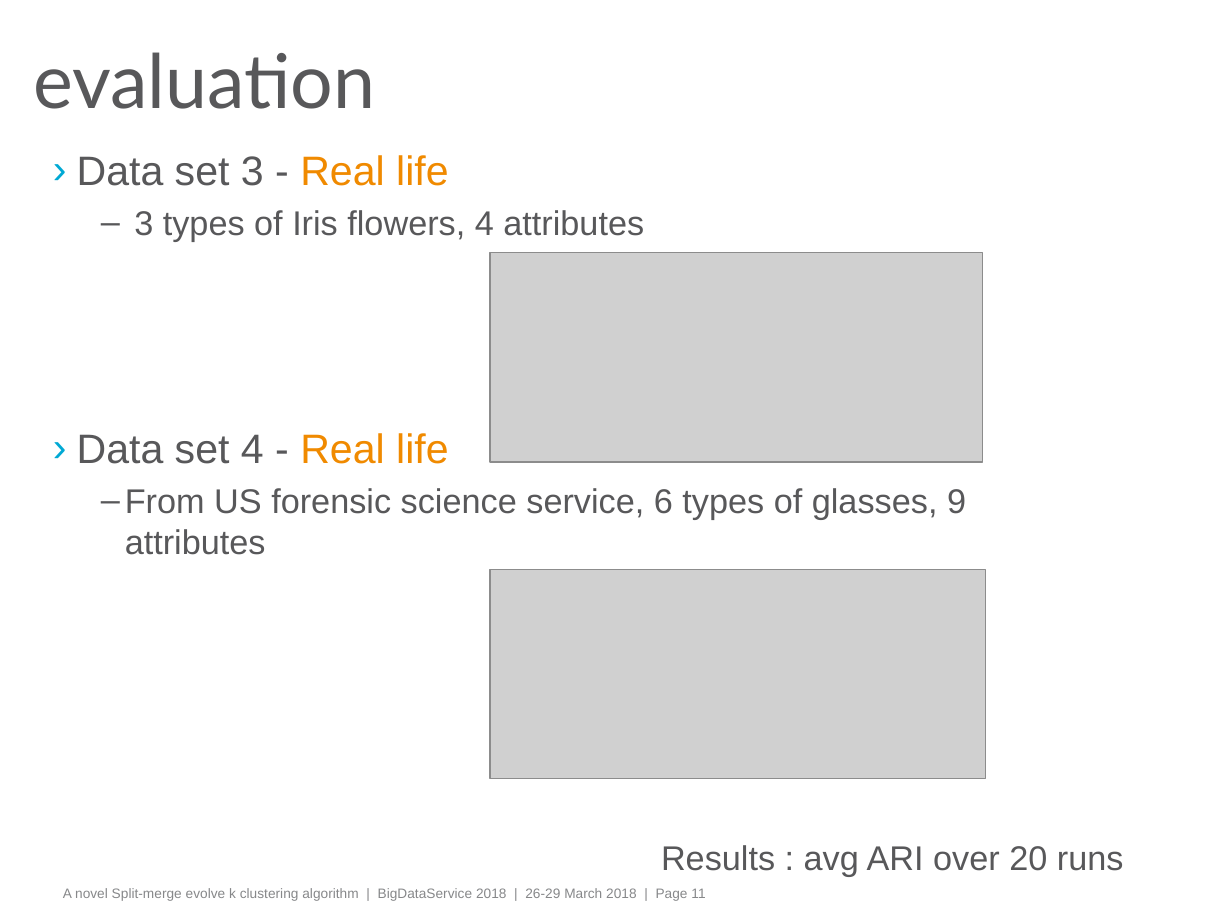
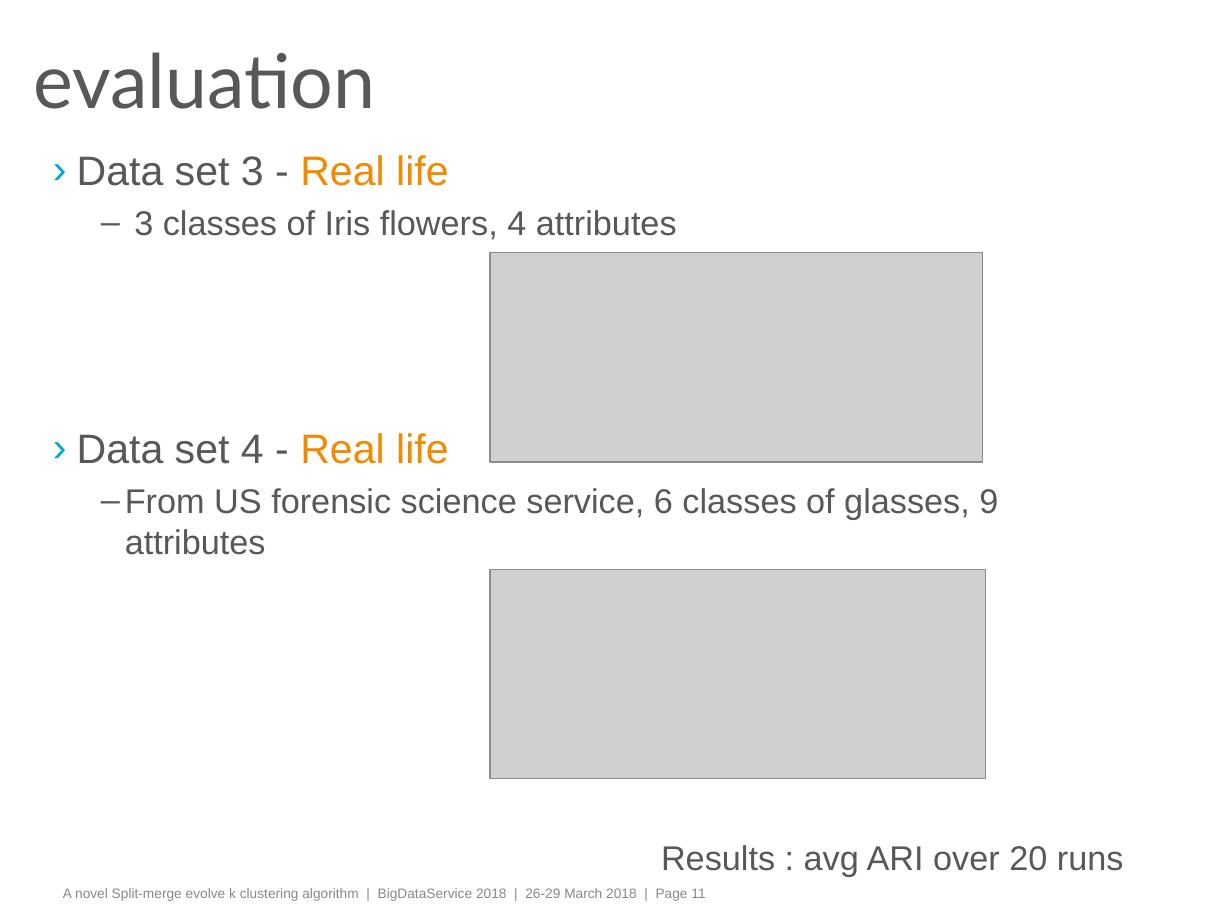
Before and after one commit to manmustbecool/Split-merge-evolve-k-clustering, a slide deck: slide 11 of SplitMergeEvolveClustering.pptx. Drawn at 1232x924 pixels with LibreOffice and Linux fonts; fonts in the diff are those of the drawing; grey boxes stand for pictures; background and template pictures are left out. Boxes give left, top, right and bottom in pixels: in the first picture for what was removed or moved away, otherwise in the second. Text is boxed around its words. In the diff, an @@ line names an element or a change of style, - is before the commit and + after.

```diff
--- a/SplitMergeEvolveClustering.pptx
+++ b/SplitMergeEvolveClustering.pptx
@@ text at <box>134,210,677,240</box>: text changed @@
-  – 3 types of Iris flowers, 4 attributes
+  – 3 classes of Iris flowers, 4 attributes
@@ text at <box>125,488,998,555</box>: text changed @@
-  – From US forensic science service, 6 types of glasses, 9 attributes
+  – From US forensic science service, 6 classes of glasses, 9 attributes
```
Also in this commit, not shown: 4 other slides changed, 2 other files.
